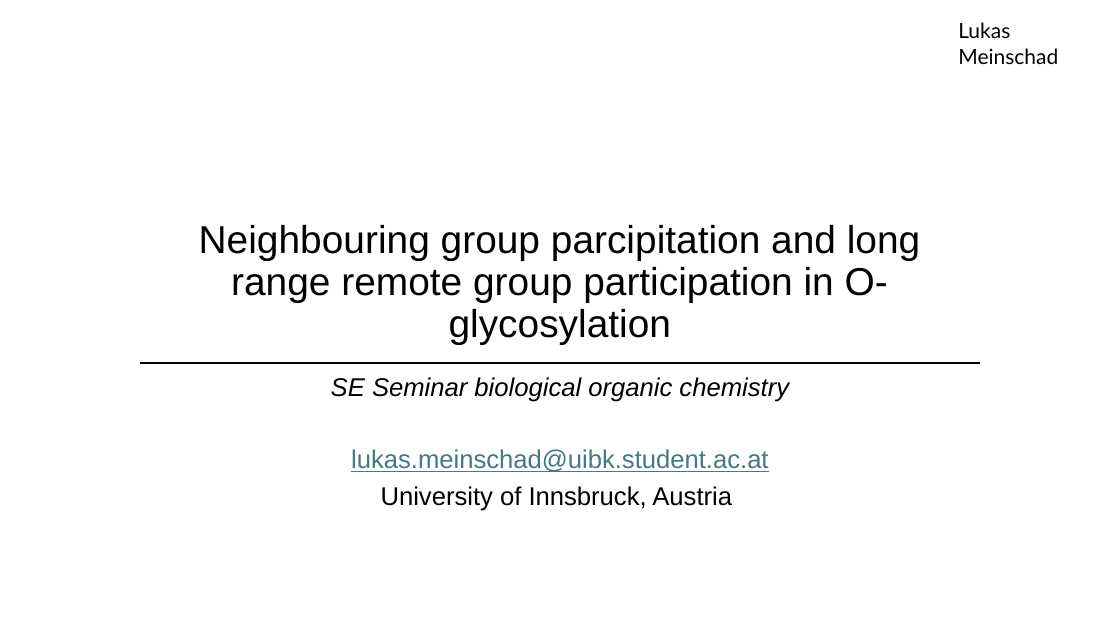
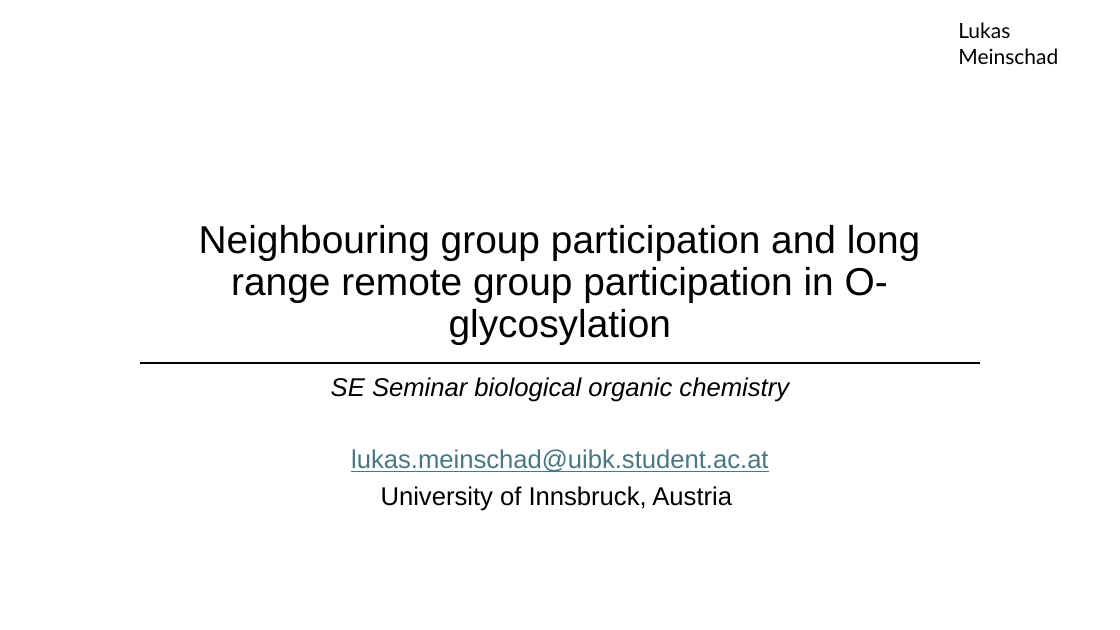
Before and after one commit to LukasMeinschad/Studium, a slide deck: slide 1 of Chemie/OC/Seminar/Seminartalk_OC_Lukas_Meinschad.pptx. Drawn at 1120x630 pixels with LibreOffice and Linux fonts; fonts in the diff are those of the drawing; background and template pictures are left out. Boxes give left, top, right and bottom in pixels: in the first picture for what was removed or moved away, otherwise in the second. Text is boxed around its words. In the diff, an @@ line names an element or a change of style, - is before the commit and + after.

```diff
--- a/Chemie/OC/Seminar/Seminartalk_OC_Lukas_Meinschad.pptx
+++ b/Chemie/OC/Seminar/Seminartalk_OC_Lukas_Meinschad.pptx
@@ title at [199, 225, 920, 344]: text changed @@
-Neighbouring group parcipitation and long range remote group participation in O-glycosylation
+Neighbouring group participation and long range remote group participation in O-glycosylation
```
Also in this commit, not shown: 4 other slides changed, 4 other files.
